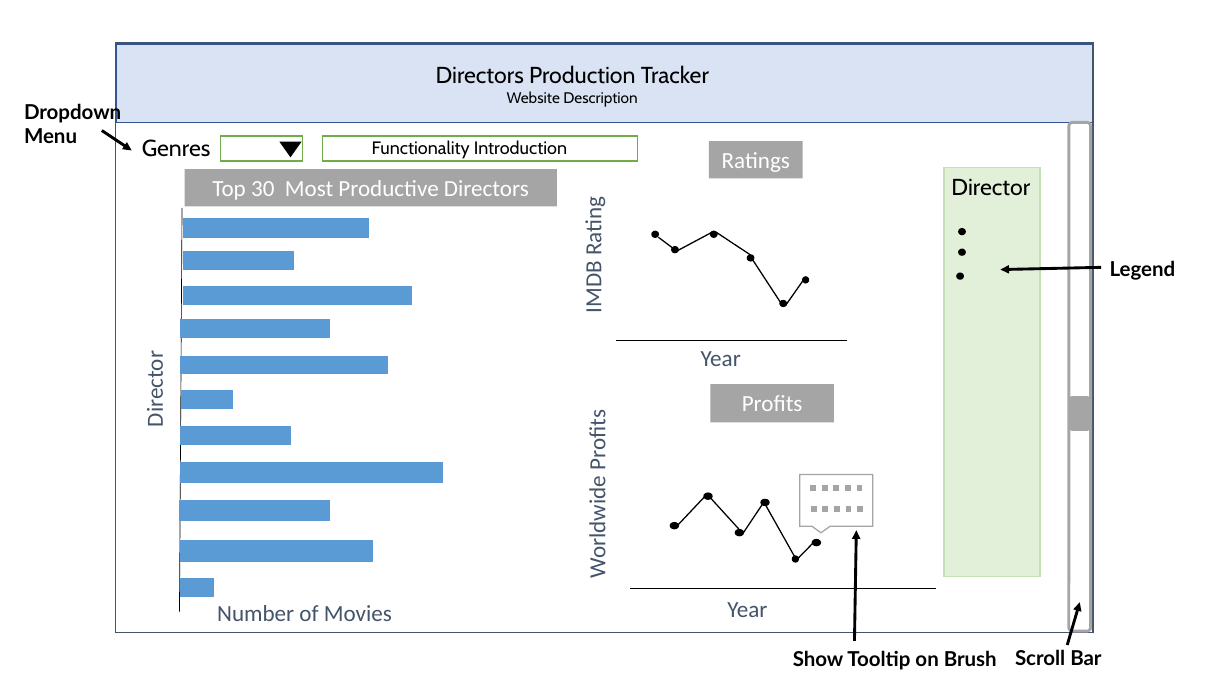
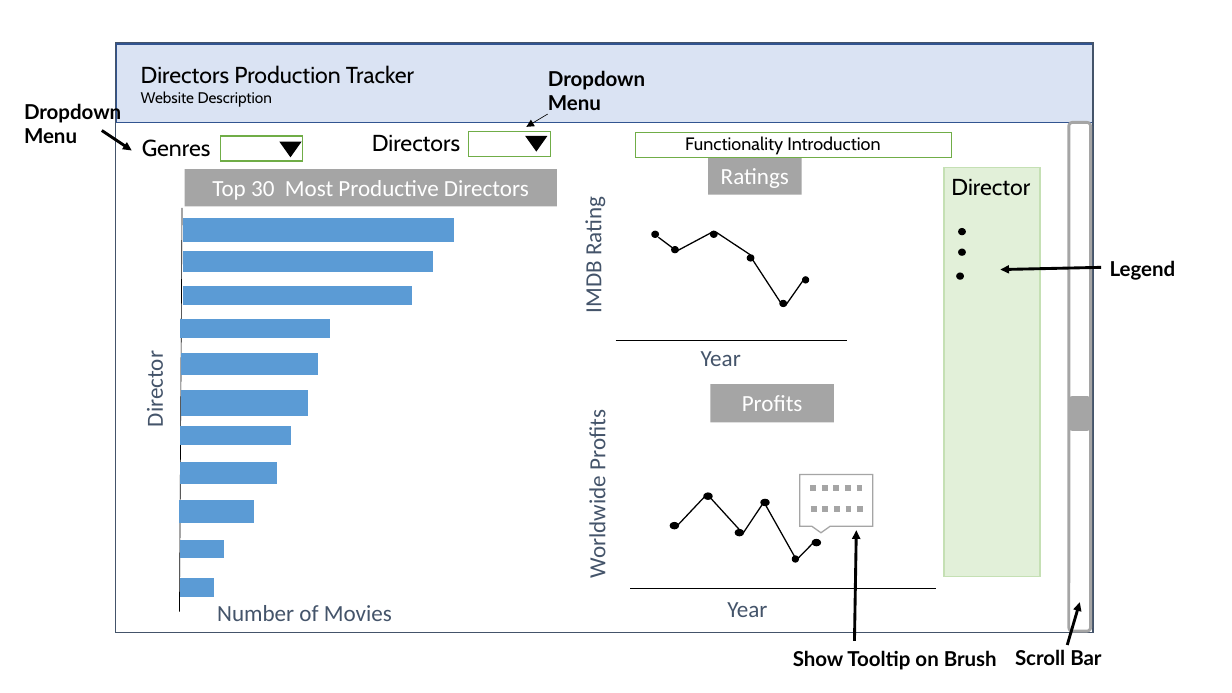
Before and after one commit to UBC-MDS/DSCI532_GROUP104_Movies_R, a slide deck: slide 1 of img/sketch/app_sketch.pptx. Drawn at 1232x693 pixels with LibreOffice and Linux fonts; fonts in the diff are those of the drawing. Boxes give left, top, right and bottom in pixels: in the first picture for what was removed or moved away, otherwise in the second. Text is boxed around its words. In the diff, an @@ line names an element or a change of style, - is before the commit and + after.

Commit message:
Updated sketch to include dropdown for directors

```diff
--- a/img/sketch/app_sketch.pptx
+++ b/img/sketch/app_sketch.pptx
@@ text "Directors Production Tracker": place and size @@
-text "Directors Production Tracker" at [436, 65, 709, 107]
+text "Directors Production Tracker" at [141, 65, 414, 107]
@@ text "Directors Production Tracker" at [141, 65, 414, 107]: alignment centre to left @@
@@ text added at [548, 70, 645, 110], 16 pt, text #000000, bold @@
+Dropdown
+Menu
@@ arrow added from (548, 114) to (527, 127), #000000 0.5 pt @@
@@ text added at [372, 135, 460, 152], 18 pt, text #000000 @@
+Directors
@@ rectangle added at [469, 131, 551, 156], fill #FFFFFF, outline #70AD47 1 pt @@
@@ triangle added at [527, 137, 546, 151], fill #000000, outline #000000 1 pt @@
@@ text "Functionality Introduction": place and size @@
-text "Functionality Introduction" at [372, 140, 567, 159]
+text "Functionality Introduction" at [685, 136, 880, 155]
@@ rectangle: place and size @@
-rectangle at [323, 136, 639, 161]
+rectangle at [636, 132, 952, 157]
@@ rectangle "Ratings": place and size @@
-rectangle "Ratings" at [709, 141, 802, 178]
+rectangle "Ratings" at [708, 157, 801, 194]
@@ rectangle: place and size @@
-rectangle at [184, 219, 369, 238]
+rectangle at [183, 219, 453, 241]
@@ rectangle: place and size @@
-rectangle at [183, 252, 293, 269]
+rectangle at [184, 251, 433, 271]
@@ rectangle: place and size @@
-rectangle at [181, 356, 388, 374]
+rectangle at [182, 354, 318, 375]
@@ rectangle: place and size @@
-rectangle at [182, 390, 232, 409]
+rectangle at [181, 391, 308, 416]
@@ rectangle: place and size @@
-rectangle at [181, 463, 443, 482]
+rectangle at [181, 462, 276, 483]
@@ rectangle: place and size @@
-rectangle at [180, 501, 330, 521]
+rectangle at [179, 501, 253, 523]
@@ rectangle: place and size @@
-rectangle at [181, 541, 372, 561]
+rectangle at [182, 540, 224, 558]
```
